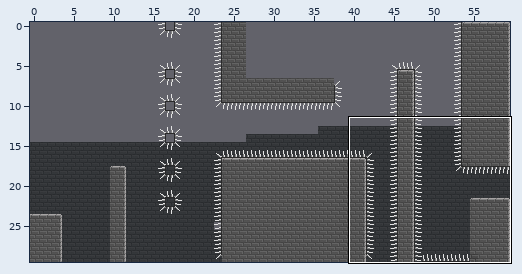
Tiled map (JSON): Bin/Levels/Level_12.json. The picture above shows the old version from afar; the outline marks the close-up.
Close-up. Old version:
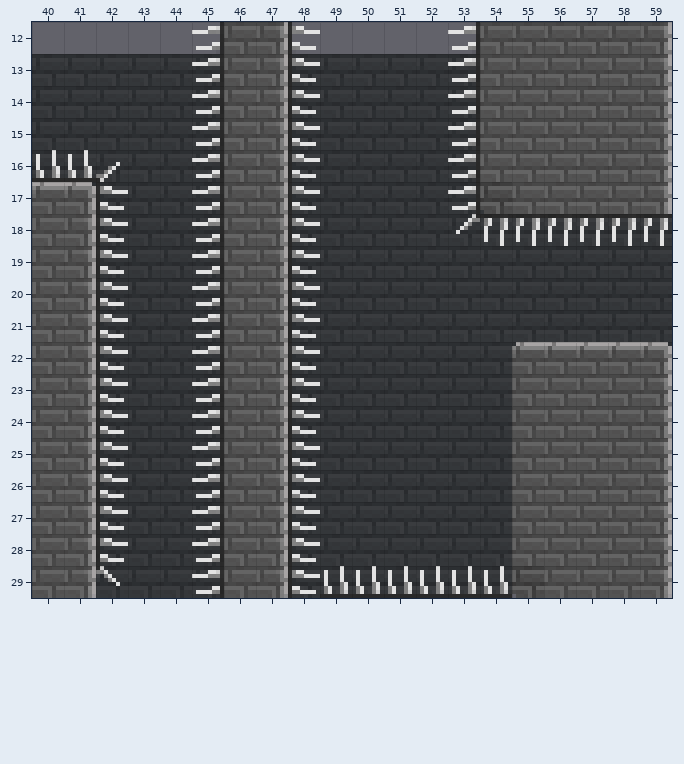
Cells are 8x8 px. Shown: x 40..59, y 12..29. The commit also changed other parts of the map, which this record leaves out.
After the commit:
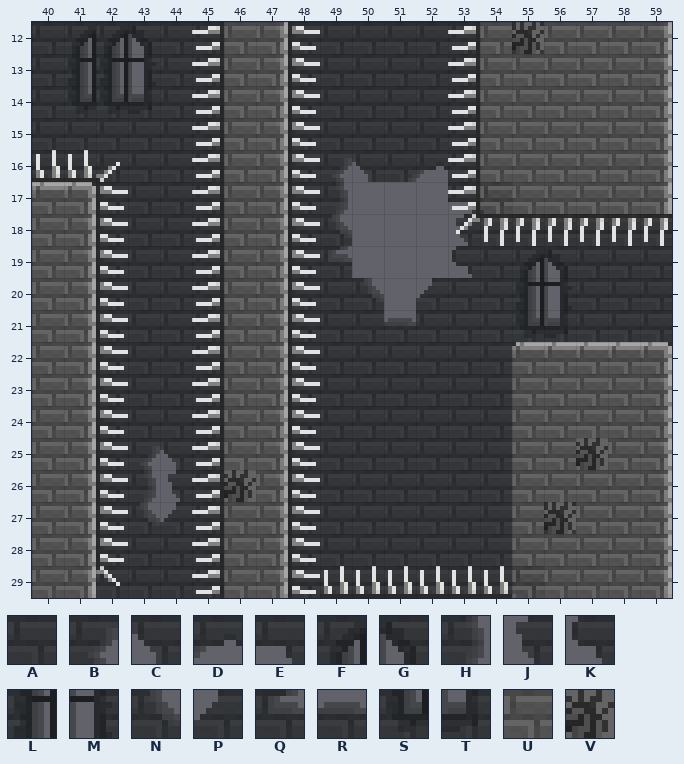
Key: from "passontileset": A 90, B 115, C 116, D 118, E 119, F 122, G 123, H 147, J 148, K 151, L 154, M 155, N 179, P 180, Q 181, R 182, S 186, T 187, U 378, V 387.
_ is an empty cell.
Change:
Layer "BG1":
There is now tile A in row 12 at x 40, 44 to 45, 48 to 53 and 55; in row 27 at x 56.
The edit turns tile A into tile B in row 16 at x 49; in row 25 at x 43.
The edit turns tile A into tile C in row 16 at x 50; in row 25 at x 44.
The edit turns tile A into tile D in row 16 at x 52.
The edit turns tile A into tile E in row 17 at x 53.
The edit turns tile A into tile F in row 19 at x 55.
There is now tile F in row 12 at x 41 to 42.
The edit turns tile A into tile G in row 19 at x 56.
There is now tile G in row 12 at x 43.
The edit turns tile A into tile H in row 17 at x 49; in row 26 at x 43.
The edit turns tile A into tile J in row 18 at x 53; in row 26 at x 44.
The edit turns tile A into tile K in row 19 at x 53.
The edit turns tile A into tile L in row 13 at x 41 to 42; in row 20 at x 55.
The edit turns tile A into tile M in row 13 at x 43; in row 20 at x 56.
The edit turns tile A into tile N in row 18 at x 49; in row 20 at x 50; in row 27 at x 43.
The edit turns tile A into tile P in row 20 at x 52; in row 27 at x 44.
The edit turns tile A into tile Q in row 19 at x 49.
The edit turns tile A into tile R in row 21 at x 51.
The edit turns tile A into tile S in row 14 at x 41 to 42; in row 21 at x 55.
The edit turns tile A into tile T in row 14 at x 43; in row 21 at x 56.
Tile A is gone in rows 17 to 19 at x 50 to 52; in row 20 at x 51.
Layer "FG1":
The edit turns tile U into tile V in row 12 at x 55; in row 25 at x 57; in row 26 at x 46; in row 27 at x 56.
